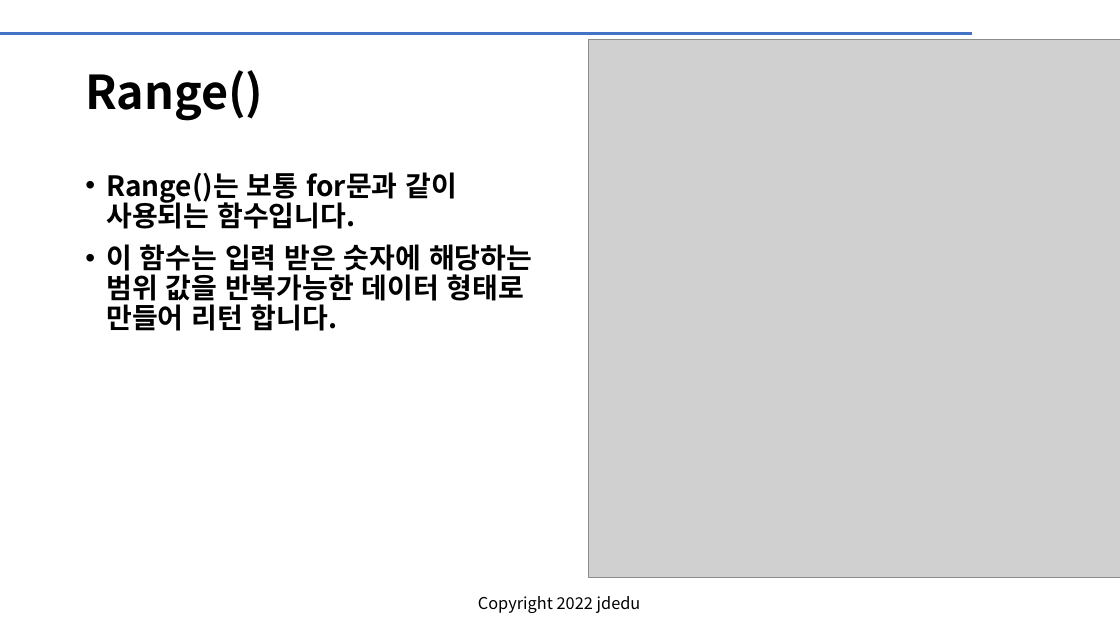
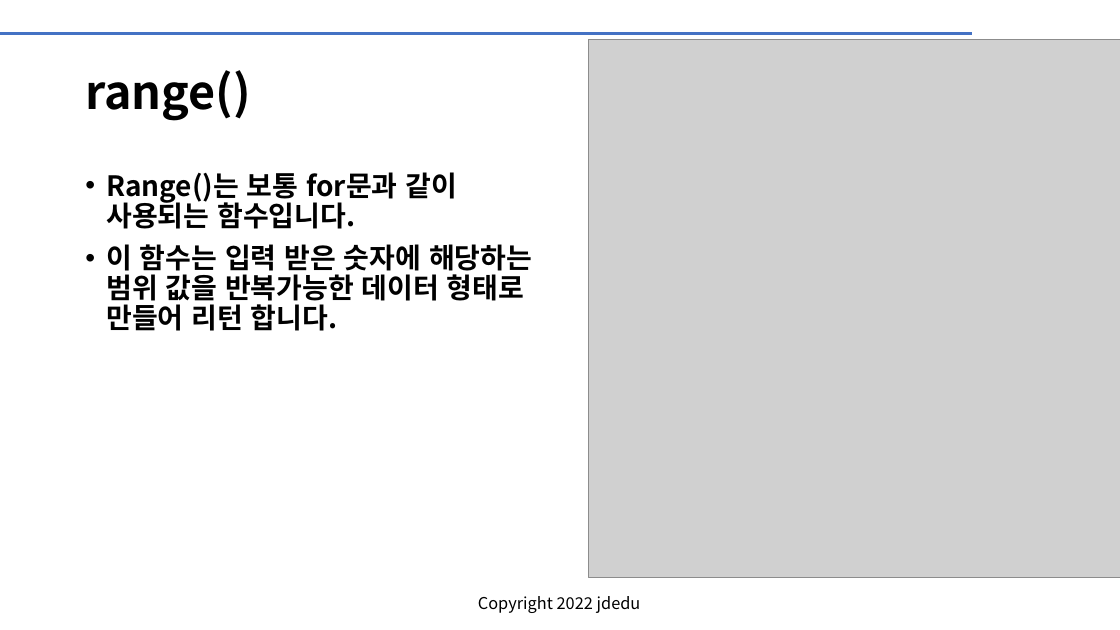
Before and after one commit to JD-edu/deep_learning_class, a slide deck: slide 15 of 파이썬_강좌/8-1. 파이썬 내장 함수.pptx. Drawn at 1120x630 pixels with LibreOffice and Linux fonts; fonts in the diff are those of the drawing; grey boxes stand for pictures; background and template pictures are left out. Boxes give left, top, right and bottom in pixels: in the first picture for what was removed or moved away, otherwise in the second. Text is boxed around its words. In the diff, an @@ line names an element or a change of style, - is before the commit and + after.

```diff
--- a/파이썬_강좌/8-1. 파이썬 내장 함수.pptx
+++ b/파이썬_강좌/8-1. 파이썬 내장 함수.pptx
@@ title at (85,70,251,121): text changed @@
-Range()
+range()
```
Also in this commit, not shown: 2 other slides changed, 1 other file.
